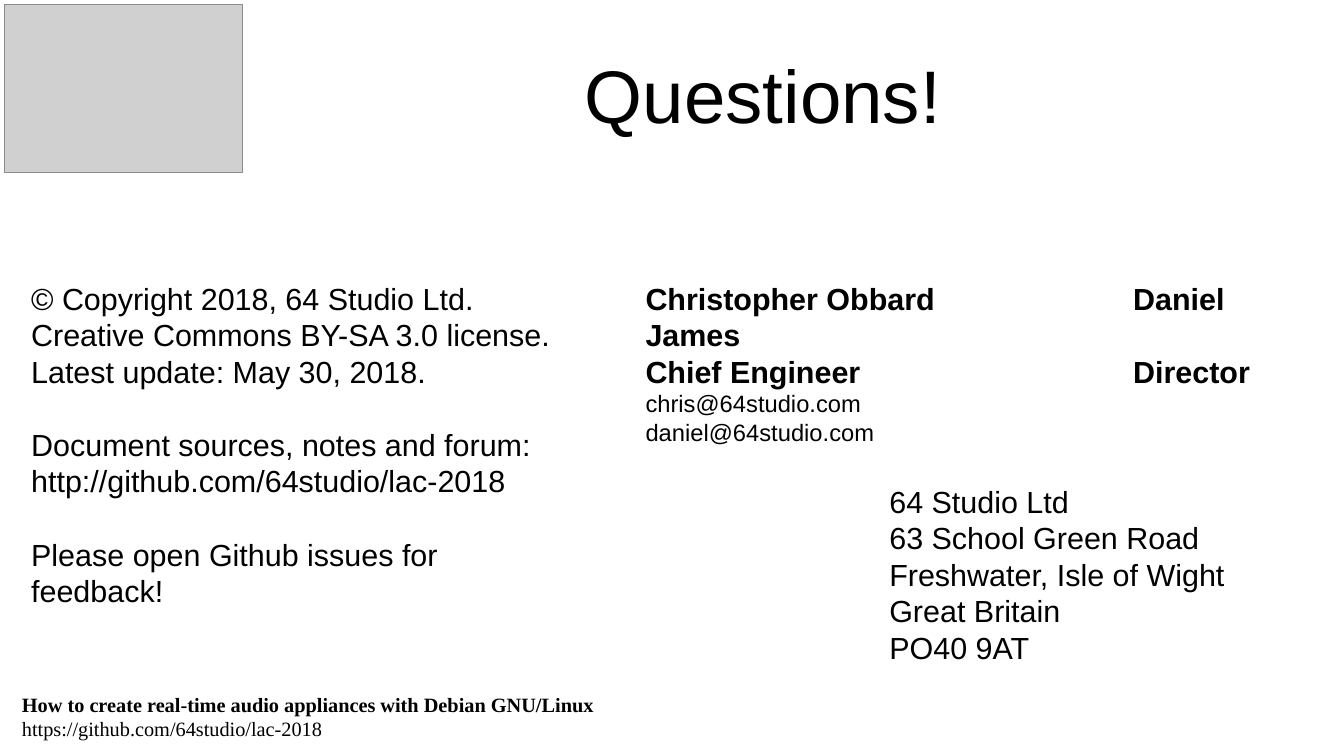
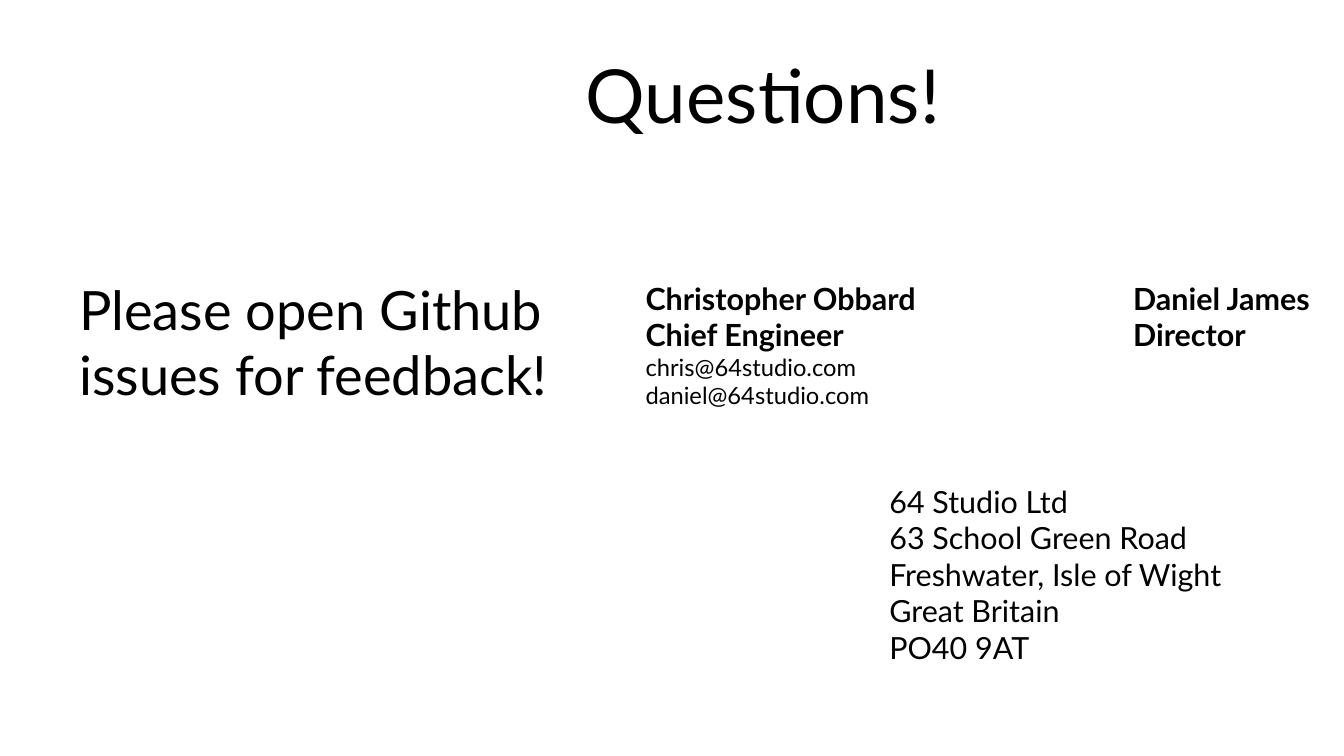
Before and after one commit to 64studio/lac-2018, a slide deck: slide 13 of lac_workshop_template-creating_appliances_slides.odp. Drawn at 1344x756 pixels with LibreOffice and Linux fonts; fonts in the diff are those of the drawing; grey boxes stand for pictures; background and template pictures are left out. Boxes give left, top, right and bottom in pixels: in the first picture for what was removed or moved away, otherwise in the second. Text is boxed around its words. In the diff, an @@ line names an element or a change of style, - is before the commit and + after.

```diff
--- a/lac_workshop_template-creating_appliances_slides.odp
+++ b/lac_workshop_template-creating_appliances_slides.odp
@@ picture removed at (5, 5, 243, 173) @@
@@ title "Questions!" at (586, 68, 940, 134): font Arial to Lato @@
@@ text at (31, 288, 550, 498): paragraphs removed @@
-© Copyright 2018, 64 Studio Ltd.
-Creative Commons BY-SA 3.0 license.
-Latest update: May 30, 2018.
-Document sources, notes and forum:
-http://github.com/64studio/lac-2018
@@ text "Please open Github issues for ...": place and size @@
-text "Please open Github issues for ..." at (31, 288, 550, 603)
+text "Please open Github issues for ..." at (79, 290, 548, 396)
@@ text "Please open Github issues for ..." at (79, 290, 548, 396): size 18 to 32 pt, font Arial to Lato @@
@@ text "Christopher Obbard Daniel James" at (646, 287, 1221, 660): font Arial to Lato @@
@@ text removed at (22, 698, 594, 741) @@
-How to create real-time audio appliances with Debian GNU/Linux
-https://github.com/64studio/lac-2018
```
Also in this commit, not shown: 11 other slides changed, 1 slide added, 2 slides removed, 1 other file.
